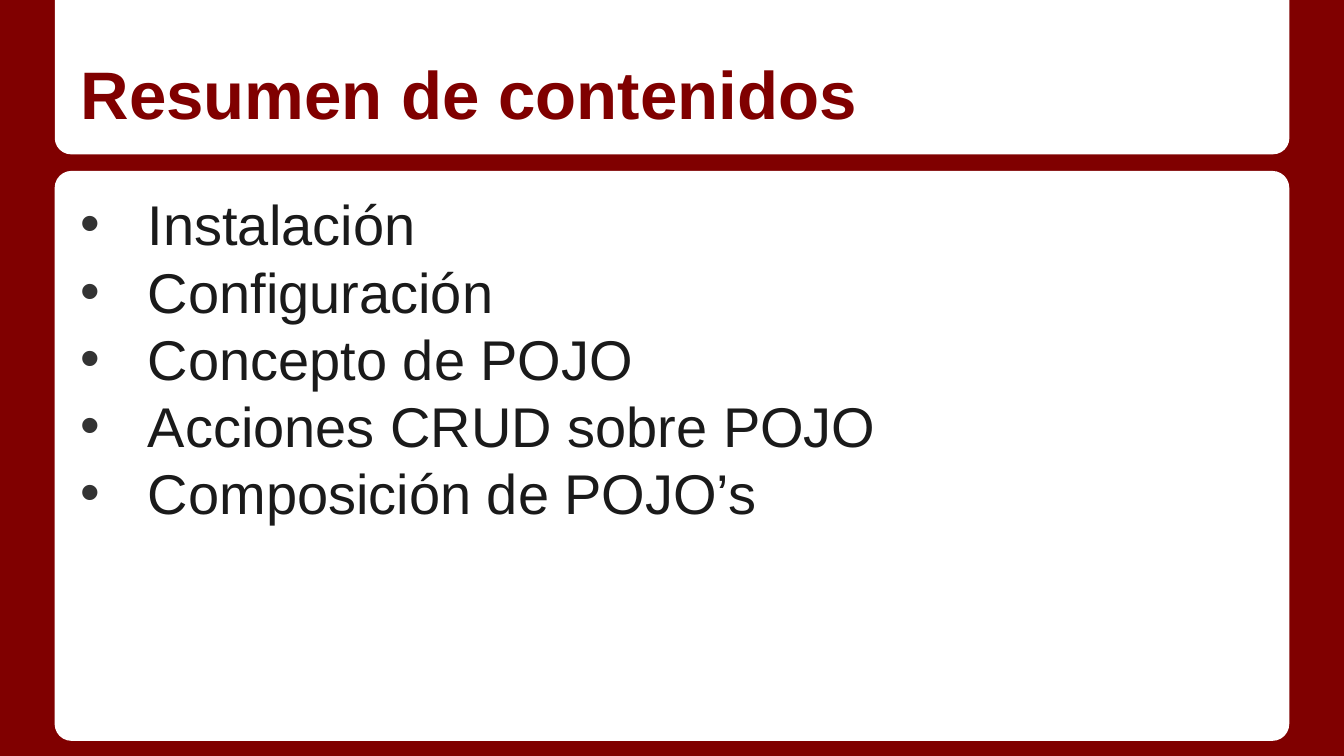
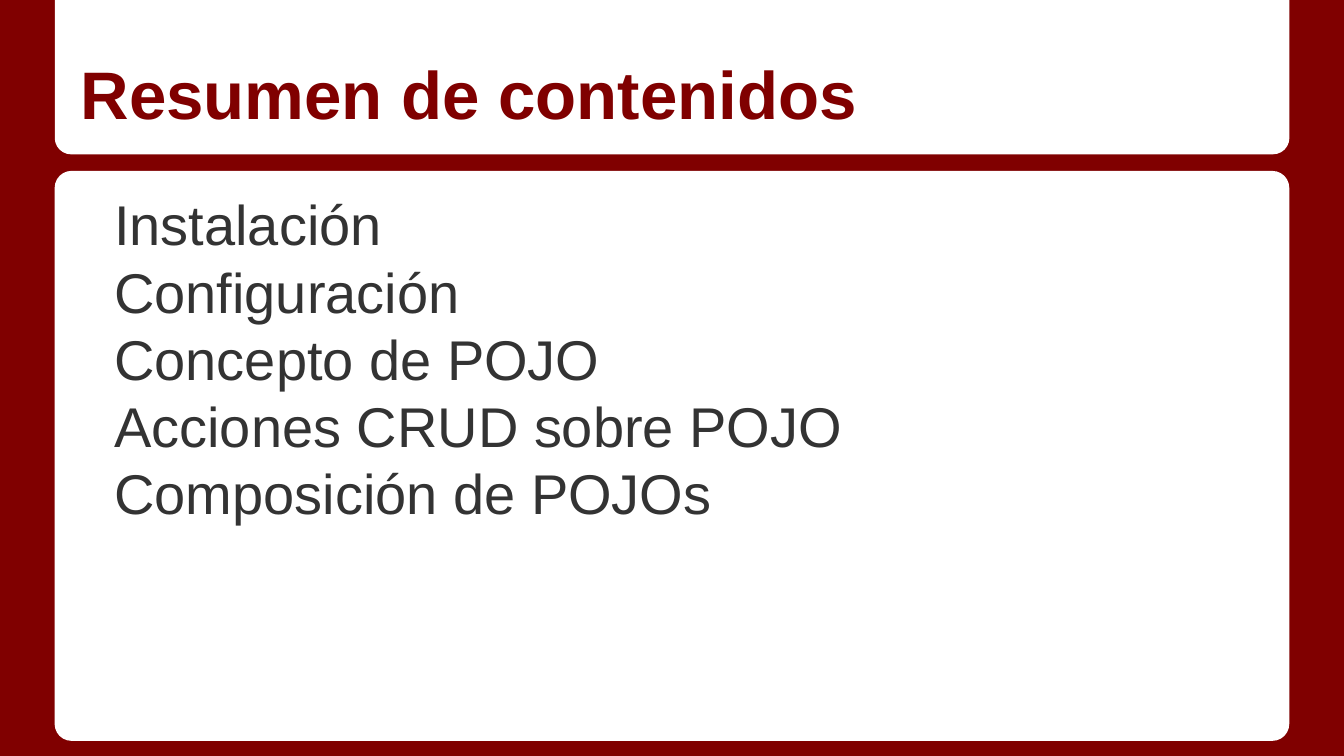
Before and after one commit to Gmuela/Apuntes, a slide deck: slide 2 of Servidor/Temas/2_1 - Persistencia con Hibernate.pptx. Drawn at 1344x756 pixels with LibreOffice and Linux fonts; fonts in the diff are those of the drawing. Boxes give left, top, right and bottom in pixels: in the first picture for what was removed or moved away, otherwise in the second. Text is boxed around its words. In the diff, an @@ line names an element or a change of style, - is before the commit and + after.

```diff
--- a/Servidor/Temas/2_1 - Persistencia con Hibernate.pptx
+++ b/Servidor/Temas/2_1 - Persistencia con Hibernate.pptx
@@ text at (x1=114, y1=203, x2=842, y2=448): text colour #1A1A1A to #333333 in "Instalación", "Configuración", "Concepto de POJO", "Acciones CRUD sobre POJO"; bullet • to none @@
@@ text at (x1=114, y1=472, x2=711, y2=524): text changed; text colour #1A1A1A to #333333 @@
-• Composición de POJO’s
+Composición de POJOs
```
Also in this commit, not shown: 5 other slides changed, 2 slides added, 1 other file.
